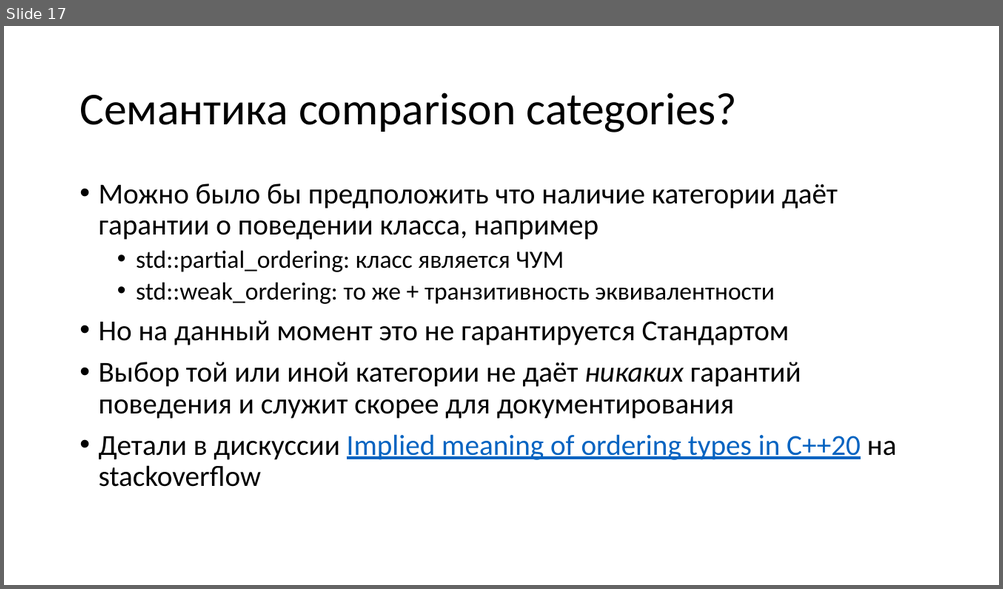
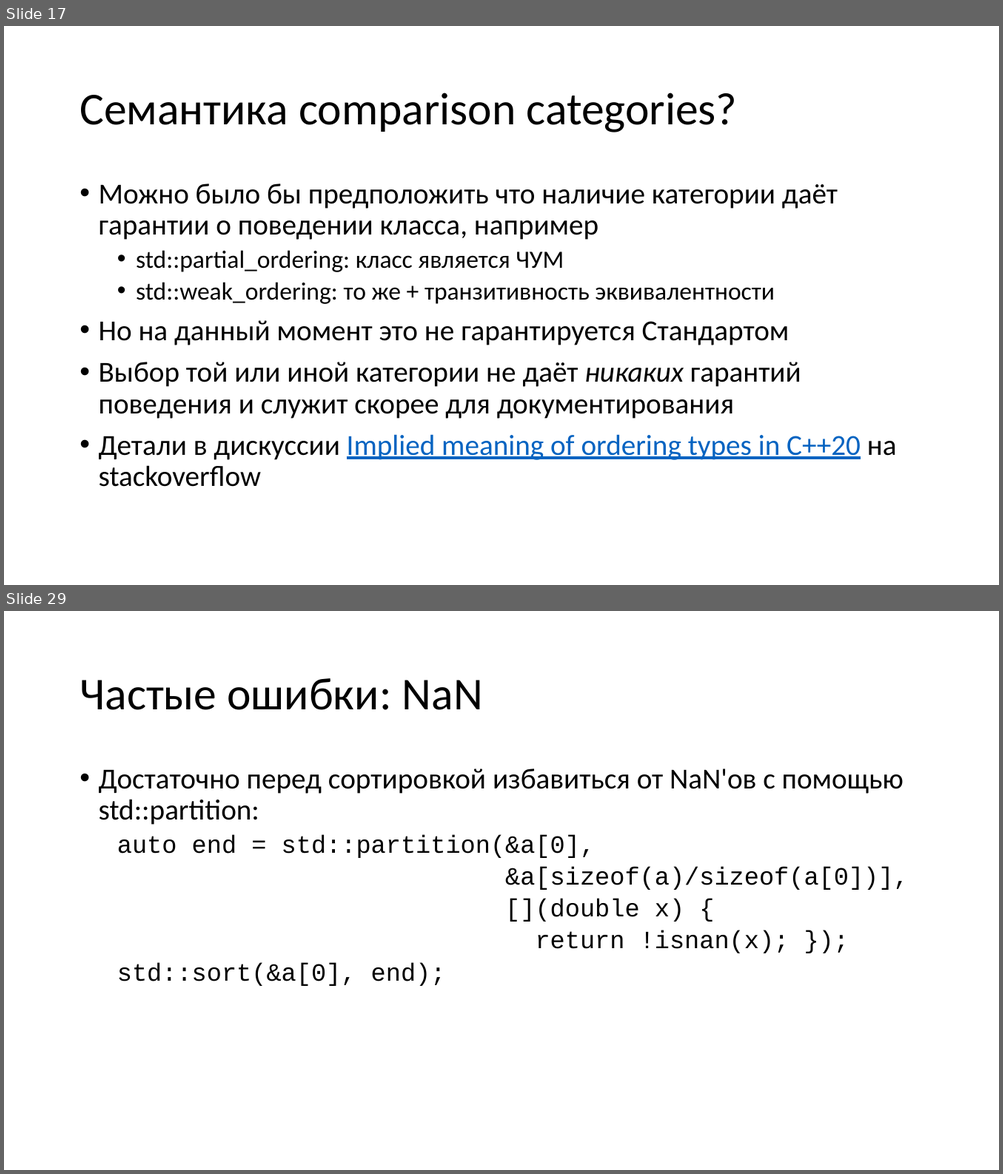
Before and after one commit to yugr/CppRussia, a slide deck: 2023/RU.pptx. Shown one above the other, each under a label of ours: slide 17 before the commit, slides 17 and 29 after it; the slides between them are not shown. The pictures are 1003x589 and 1003x1174 pixels, drawn with LibreOffice and Linux fonts; fonts in the diff are those of the drawing. Boxes give left, top, right and bottom in pixels: in the first picture for what was removed or moved away, otherwise in the second. Text is boxed around its words. In the diff, an @@ line names an element or a change of style, - is before the commit and + after.

```diff
--- a/2023/RU.pptx
+++ b/2023/RU.pptx
@@ slide 29 added at [4, 611, 999, 1170], background #FFFFFF @@
@@ title added at [79, 678, 483, 710], 44 pt, text #000000 @@
+Частые ошибки: NaN
@@ text added at [99, 769, 908, 986], 24 pt, text #000000 @@
+• Достаточно перед сортировкой избавиться от NaN'ов с помощью std::partition:
+  auto end = std::partition(&a[0],
+  &a[sizeof(a)/sizeof(a[0])],
+  [](double x) {
+  return !isnan(x); });
+  std::sort(&a[0], end);
```
Also in this commit, not shown: 15 other slides added.
